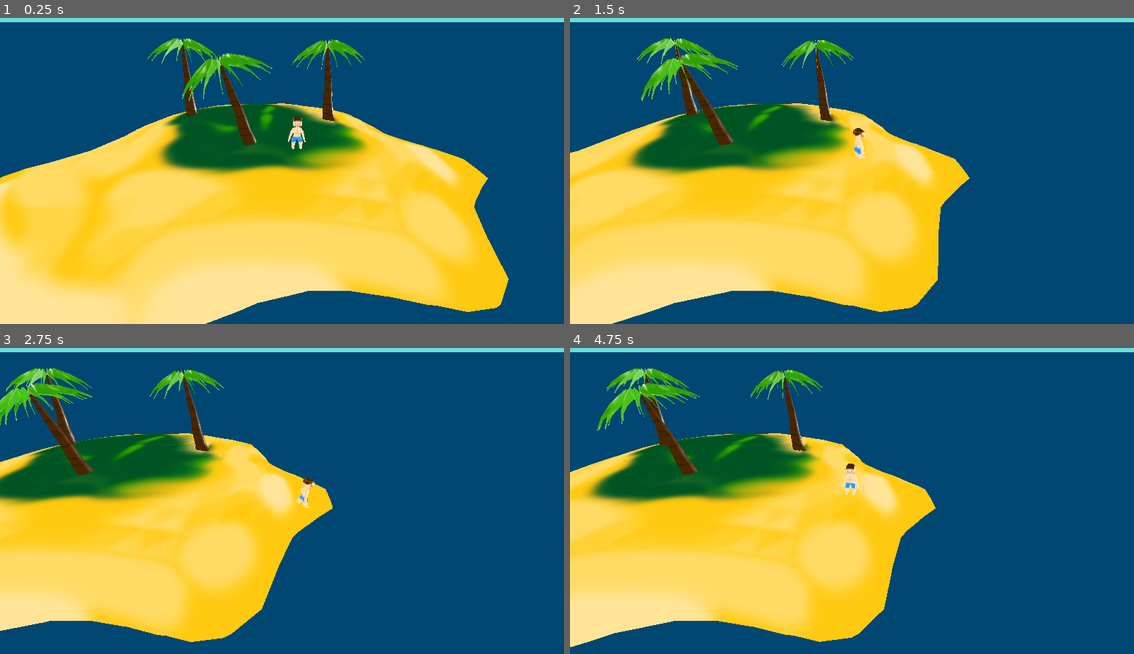
Above: before the commit, frames 1-4 (two rows, left to right).
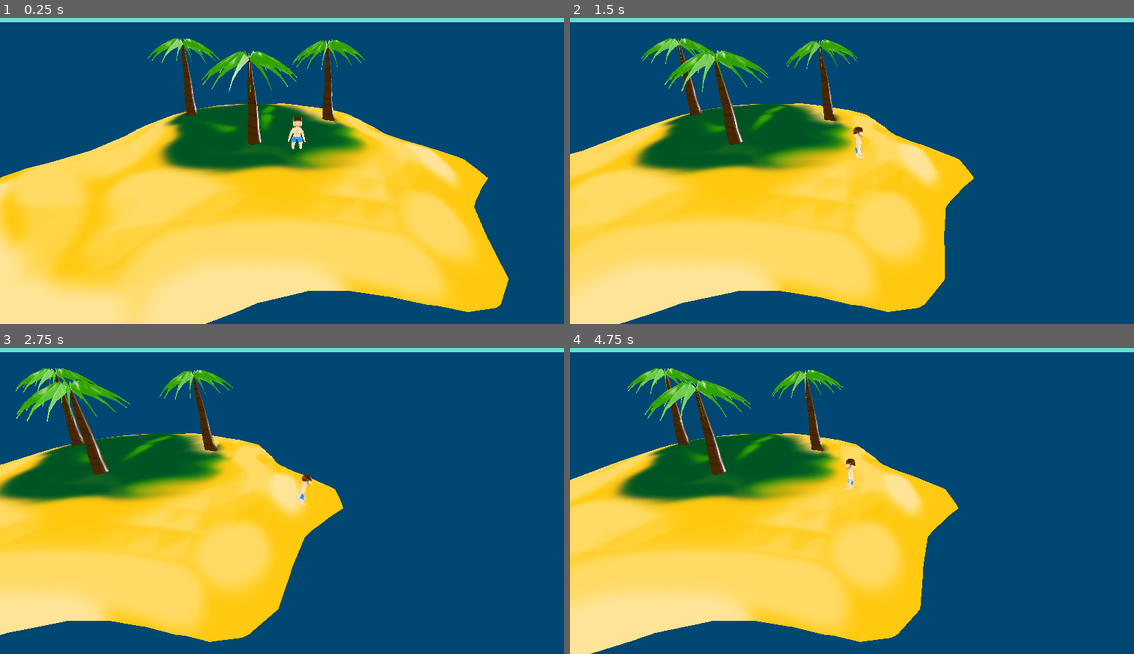
Above: after the commit, the same moments.

Repository: jacmba/raft-or-die
Game: Godot game, scene res://scenes/island_level.tscn
Two runs of this game, one before a commit and one after it. Both use one fixed random seed, a clock stepped at 60 frames per second and the inputs below.
Inputs (mouse positions are in pixels of both pictures, inside the frame that each line leads up to):
- Up to frame 1 (0.25 s): no input
- Up to frame 2 (1.5 s): tap Enter at 0.5 s; move the mouse to (976, 149) at 0.52 s; hold D (move_right) 0.53-1.25 s; hold Shift 0.53-1.25 s; click (976, 149) at 0.67 s; drag from (739, 180) to (823, 229) at 1.27 s
- Up to frame 3 (2.75 s): move the mouse to (338, 427) at 2.02 s; hold D (move_right) from 2.03 s (still down); tap Ctrl at 2.1 s
- Up to frame 4 (4.75 s): release D (move_right) at 2.75 s; drag from (823, 559) to (682, 448) at 2.77 s; move the mouse to (1021, 543) at 3.52 s; hold A (move_left) 3.53-4.25 s; tap Alt at 3.6 s; drag from (682, 448) to (767, 415) at 4.27 s

The runs differ from the first frame. In frame 1, 1.6% of the frame differs, in the area x 32-53%, y 10-42%; in frame 2, 6.9%; in frame 3, 13%; in frame 4, 22%, in the area x 0-69%, y 6-100%.

Commit message:
Fixed player rotation

Diff:
--- a/scenes/island_level.tscn
+++ b/scenes/island_level.tscn
@@ -50,7 +50,7 @@
 [node name="Trees" type="Node" parent="Scenery"]
 
 [node name="palmtree" parent="Scenery/Trees" instance=ExtResource("2_kabme")]
-transform = Transform3D(0.965926, -0.258819, 0, 0.258819, 0.965926, 0, 0, 0, 1, 0.653654, 1.2859, 4.11029)
+transform = Transform3D(1, 0, 0, 0, 1, 0, 0, 0, 1, 0.653654, 1.2859, 4.11029)
 
 [node name="palmtree2" parent="Scenery/Trees" instance=ExtResource("2_kabme")]
 transform = Transform3D(0.997118, -0.0758663, 0, 0.0758663, 0.997118, 0, 0, 0, 1, 5.91279, 1.30719, -1.34747)
--- a/scripts/player.gd
+++ b/scripts/player.gd
@@ -3,30 +3,34 @@
 class_name Player
 
 const speed: float = 400
-const gravity: float = 300
-const rot_speed: float = 30
+const gravity: float = 100
+const rot_speed: float = 10
 
 @onready var anim: AnimationPlayer = $AnimationPlayer
 
 # Process logic on physics sync
 func _physics_process(delta):
 	var movement: Vector2 = Vector2.ZERO
+	var turn: float = rotation.y
 
 	# Check horizontal input
 	if Input.is_action_pressed("move_left"):
 		movement.x = -1
-		rotation.y = 270
+		turn = - PI / 2
 	elif Input.is_action_pressed("move_right"):
 		movement.x = 1
-		rotation.y = 90
+		turn = PI / 2
 
 	# Check vertical input
 	if Input.is_action_pressed("move_forward"):
 		movement.y = -1
-		rotation.y = 180
+		turn = PI
 	elif Input.is_action_pressed("move_backwards"):
 		movement.y = 1
-		rotation.y = 0
+		turn = 0
+
+	# Update rotation
+	rotation.y = lerp_angle(rotation.y, turn, rot_speed * delta)
 
 	# Update animation
 	if movement.length() > 0:
